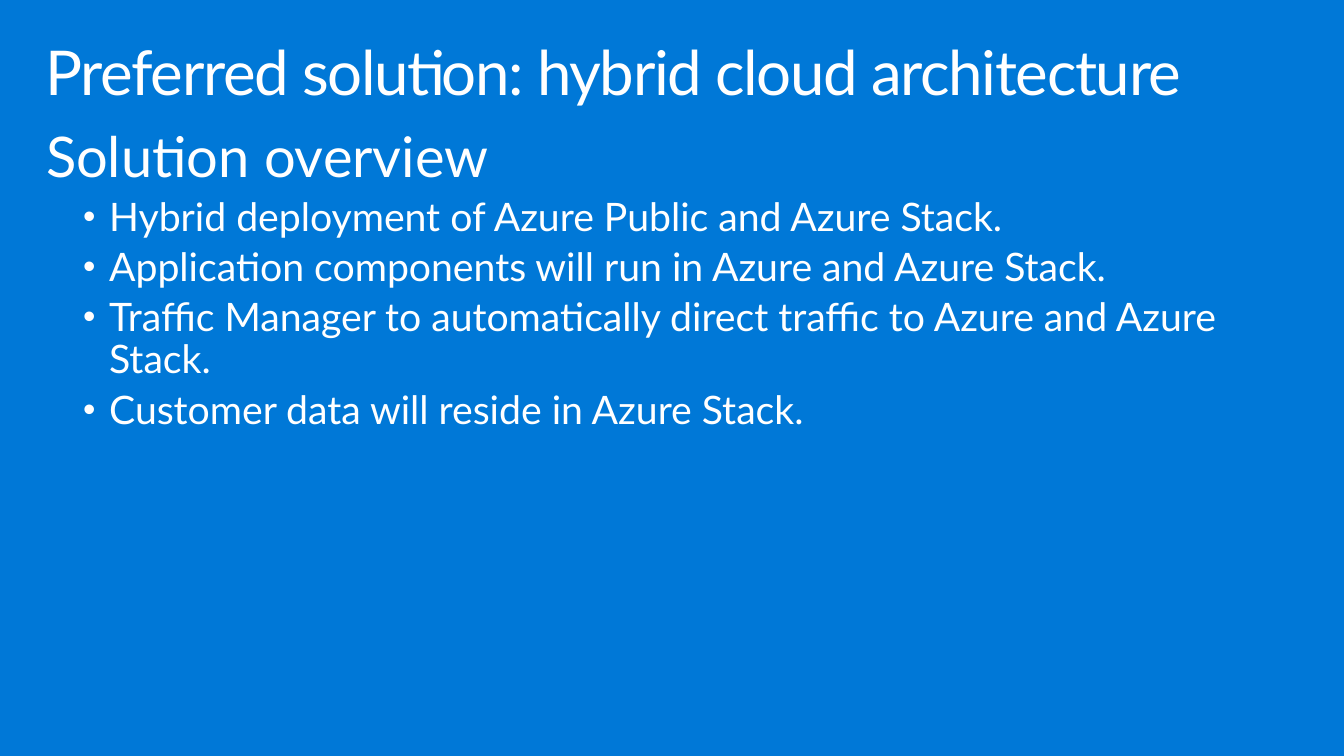
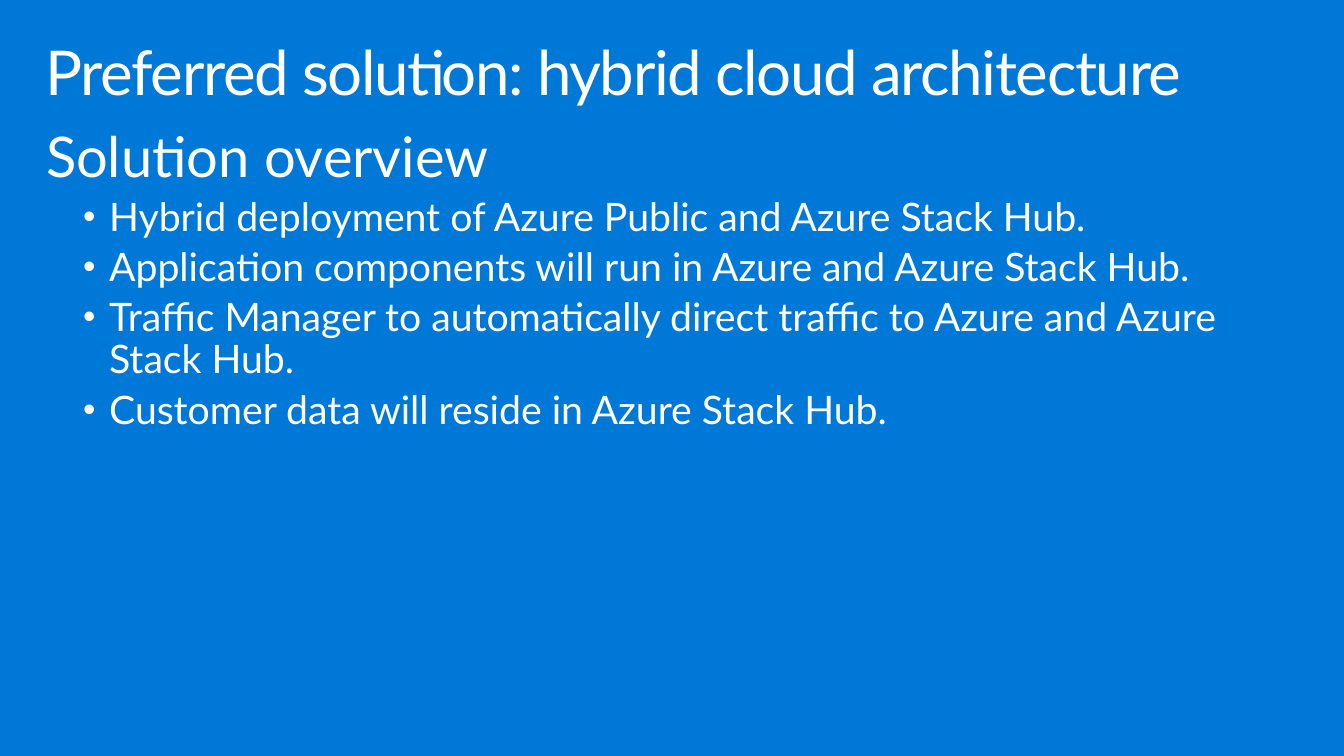
Before and after one commit to polichtm/MCW-Azure-Stack, a slide deck: slide 25 of Whiteboard design session/WDS trainer presentation - Azure Stack.pptx (slide 21 before the commit). Drawn at 1344x756 pixels with LibreOffice and Linux fonts; fonts in the diff are those of the drawing. Boxes give left, top, right and bottom in pixels: in the first picture for what was removed or moved away, otherwise in the second. Text is boxed around its words. In the diff, an @@ line names an element or a change of style, - is before the commit and + after.

```diff
--- a/Whiteboard design session/WDS trainer presentation - Azure Stack.pptx
+++ b/Whiteboard design session/WDS trainer presentation - Azure Stack.pptx
@@ text at <box>109,202,1216,425</box>: text changed @@
-  • Hybrid deployment of Azure Public and Azure Stack.
-  • Application components will run in Azure and Azure Stack.
-  • Traffic Manager to automatically direct traffic to Azure and Azure Stack.
-  • Customer data will reside in Azure Stack.
+  • Hybrid deployment of Azure Public and Azure Stack Hub.
+  • Application components will run in Azure and Azure Stack Hub.
+  • Traffic Manager to automatically direct traffic to Azure and Azure Stack Hub.
+  • Customer data will reside in Azure Stack Hub.
```
Also in this commit, not shown: 24 other slides changed, 15 slides added, 1 slide removed, 2 other files.
